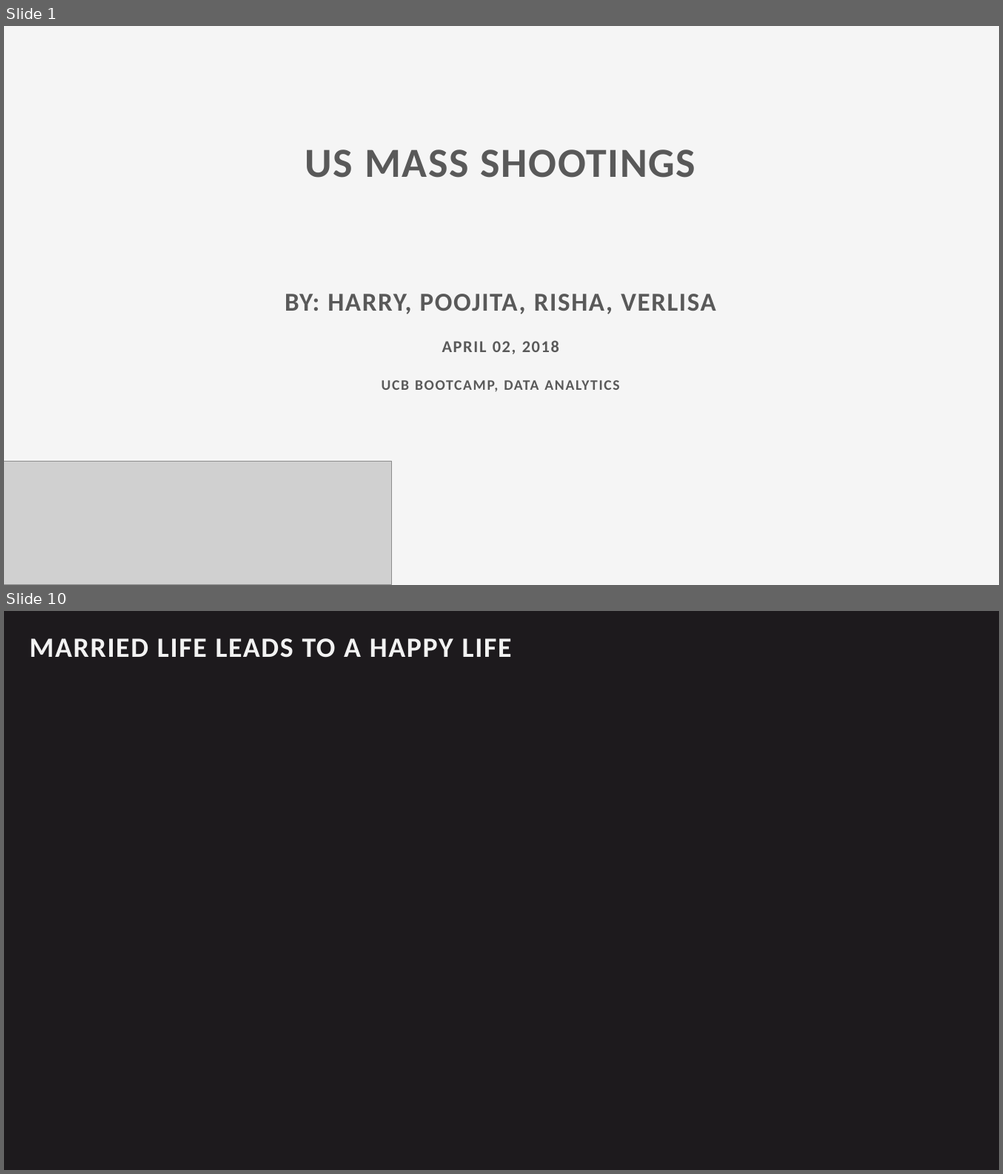
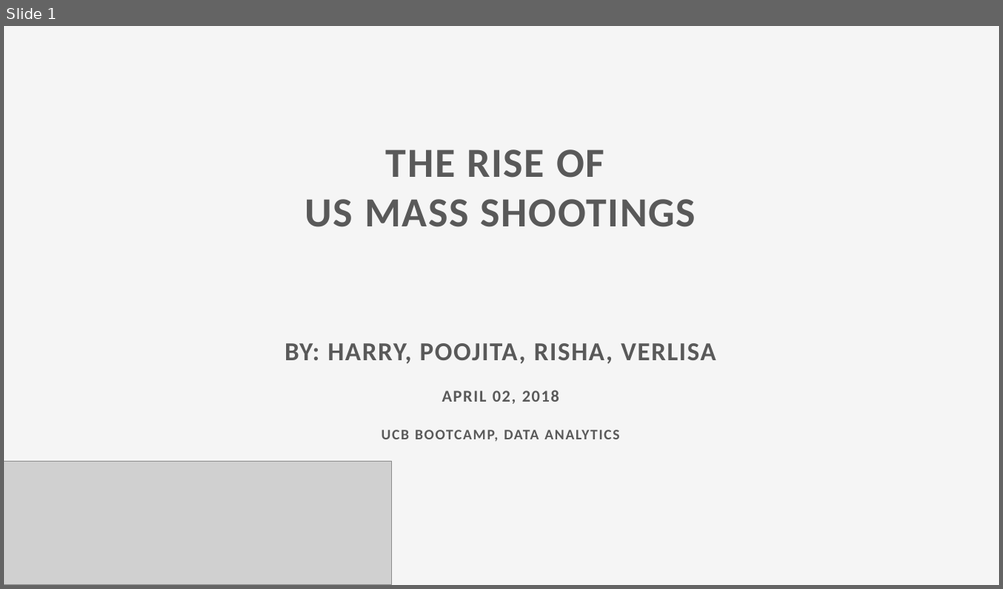
Before and after one commit to shahrisha1/project2_usmassshootings, a slide deck: presentation/us_mass_shootings.pptx. Shown one above the other, each under a label of ours: slides 1 and 10 before the commit, slide 1 after it; the slides between them are not shown. The pictures are 1003x1174 and 1003x589 pixels, drawn with LibreOffice and Linux fonts; fonts in the diff are those of the drawing; grey boxes stand for pictures. Boxes give left, top, right and bottom in pixels: in the first picture for what was removed or moved away, otherwise in the second. Text is boxed around its words. In the diff, an @@ line names an element or a change of style, - is before the commit and + after.

```diff
--- a/presentation/us_mass_shootings.pptx
+++ b/presentation/us_mass_shootings.pptx
@@ slide 10 removed at [4, 611, 999, 1170], background #1D1A1D @@
@@ text removed at [29, 638, 512, 658] @@
-MARRIED LIFE LEADS TO A HAPPY LIFE
@@ slide 1 changed as well @@
@@ text at [386, 150, 604, 178]: paragraph added @@
+THE RISE OF
```
Also in this commit, not shown: 2 other slides changed, 1 slide added, 14 other slides removed, 30 other files.
